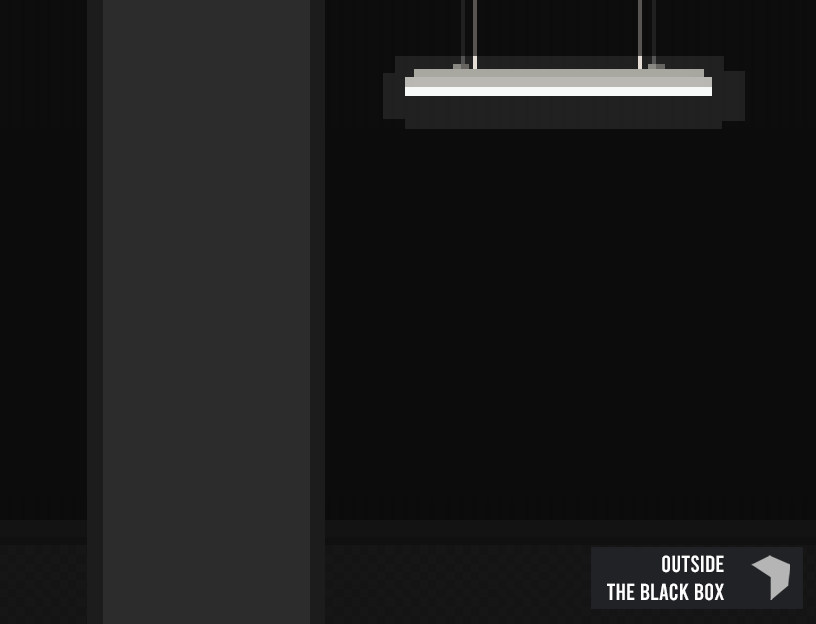
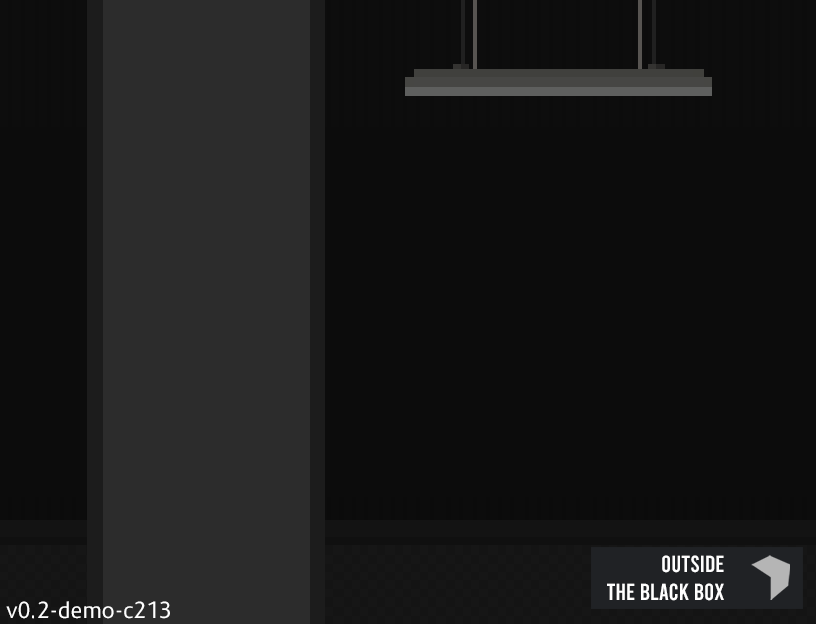
Layers edited between the first and the second 816 x 624 image:
added layer "v0.2-demo-c213" above "Light on" over [6, 601, 170, 619]
hid "Light on" over [383, 56, 745, 129]
